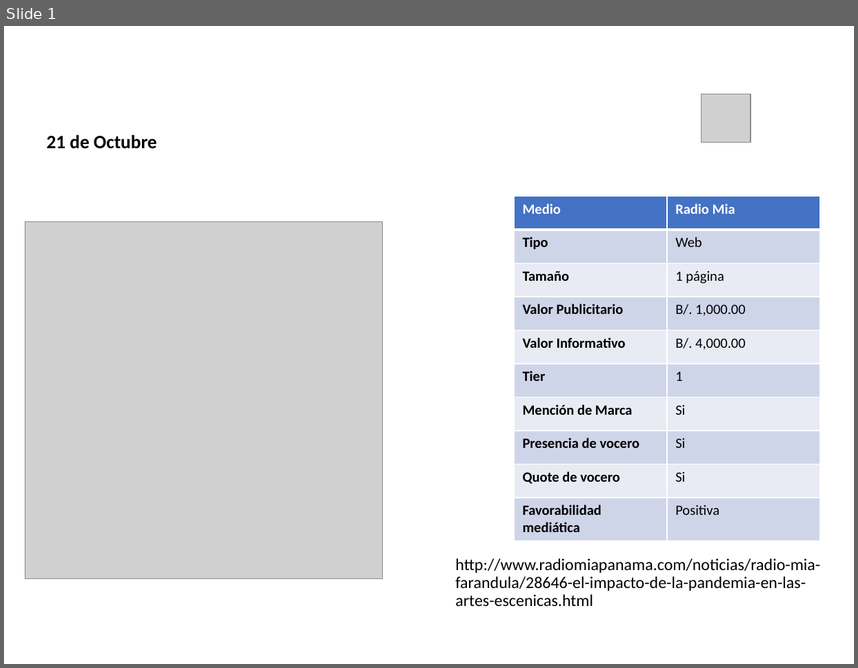
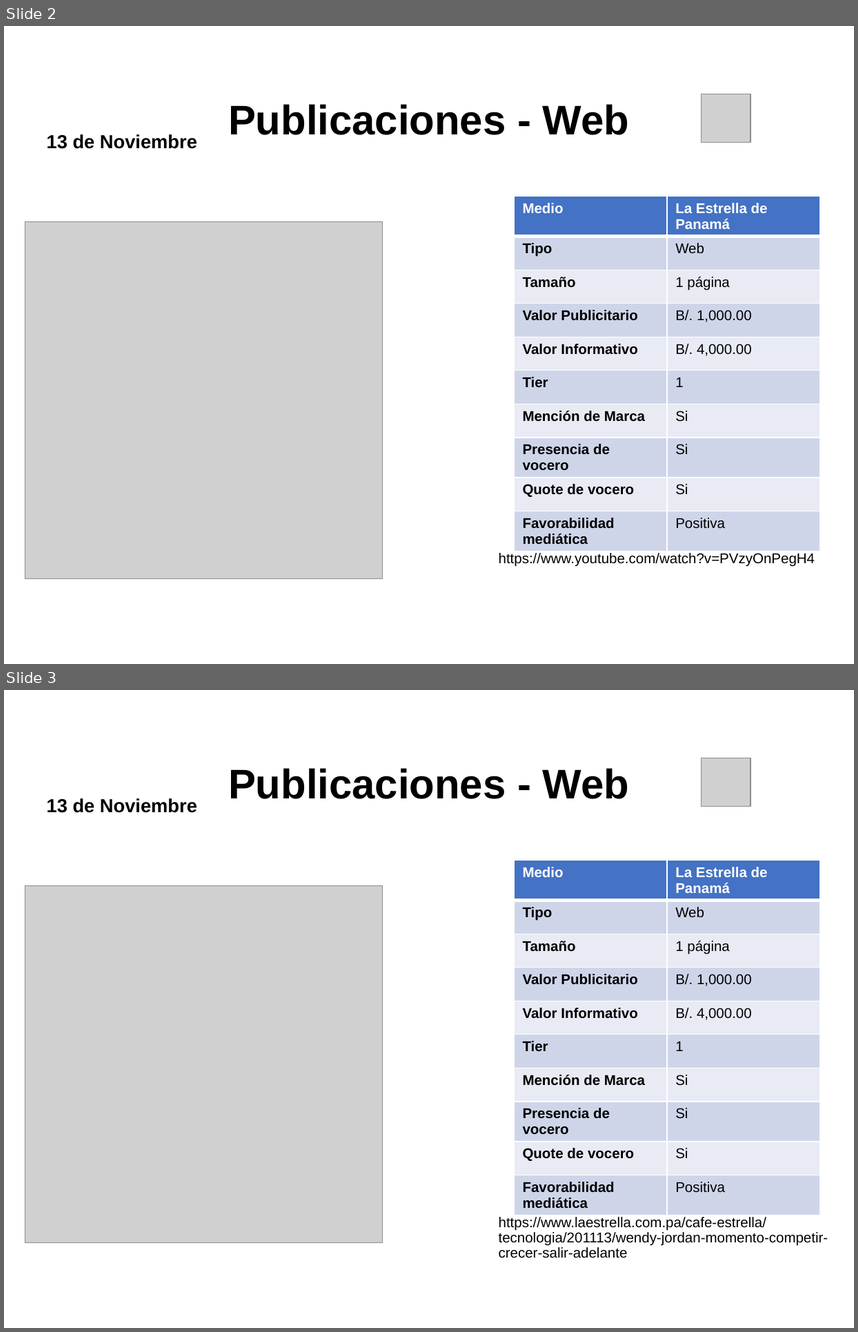
Before and after one commit to dgarci23/Report-Generator, a slide deck: Presentacion Terminada.pptx. Shown one above the other, each under a label of ours: slide 1 before the commit, slides 2 and 3 after it. The pictures are 858x668 and 858x1332 pixels, drawn with LibreOffice and Linux fonts; fonts in the diff are those of the drawing; grey boxes stand for pictures; background and template pictures are left out. Boxes give left, top, right and bottom in pixels: in the first picture for what was removed or moved away, otherwise in the second. Text is boxed around its words. In the diff, an @@ line names an element or a change of style, - is before the commit and + after.

```diff
--- a/Presentacion Terminada.pptx
+++ b/Presentacion Terminada.pptx
@@ slide 3 added at (4, 690, 854, 1328), background picture (left out) @@
@@ title added at (228, 768, 629, 799), 35 pt, text #000000, bold @@
+Publicaciones - Web
@@ picture added at (701, 758, 751, 807) @@
@@ text added at (47, 798, 197, 813), 16 pt, text #000000, bold @@
+13 de Noviembre
@@ table added at (514, 860, 820, 1211), 10 rows, 2 columns @@
+Medio | La Estrella de Panamá
+Tipo | Web
+Tamaño | 1 página
+Valor Publicitario | B/. 1,000.00
+Valor Informativo | B/. 4,000.00
+Tier | 1
+Mención de Marca | Si
+Presencia de vocero | Si
+Quote de vocero | Si
+Favorabilidad mediática | Positiva
@@ picture added at (25, 885, 382, 1243) @@
@@ text added at (499, 1216, 829, 1258), 12 pt, text #000000 @@
+https://www.laestrella.com.pa/cafe-estrella/tecnologia/201113/wendy-jordan-momento-competir-crecer-salir-adelante
@@ what was slide 1 is now slide 2 @@
@@ slide 2 changed as well @@
@@ title "Publicaciones - Web": place and size @@
-title "Publicaciones - Web" at (125, 27, 682, 96)
+title "Publicaciones - Web" at (228, 104, 629, 135)
@@ title "Publicaciones - Web" at (228, 104, 629, 135): font Calibri to Arial, text colour #FFFFFF to #000000 @@
@@ text at (47, 134, 197, 149): text changed; font Calibri to Arial @@
-21 de Octubre
+13 de Noviembre
@@ table at (514, 196, 820, 547) @@
-row 1, column 2: Radio Mia
+row 1, column 2: La Estrella de Panamá
@@ font Calibri to Arial @@
@@ text at (499, 552, 815, 566): text changed; size 14 to 12 pt; font Calibri to Arial @@
-http://www.radiomiapanama.com/noticias/radio-mia-farandula/28646-el-impacto-de-la-pandemia-en-las-artes-escenicas.html
+https://www.youtube.com/watch?v=PVzyOnPegH4
```
Also in this commit, not shown: 2 other slides changed, 33 other slides added.
